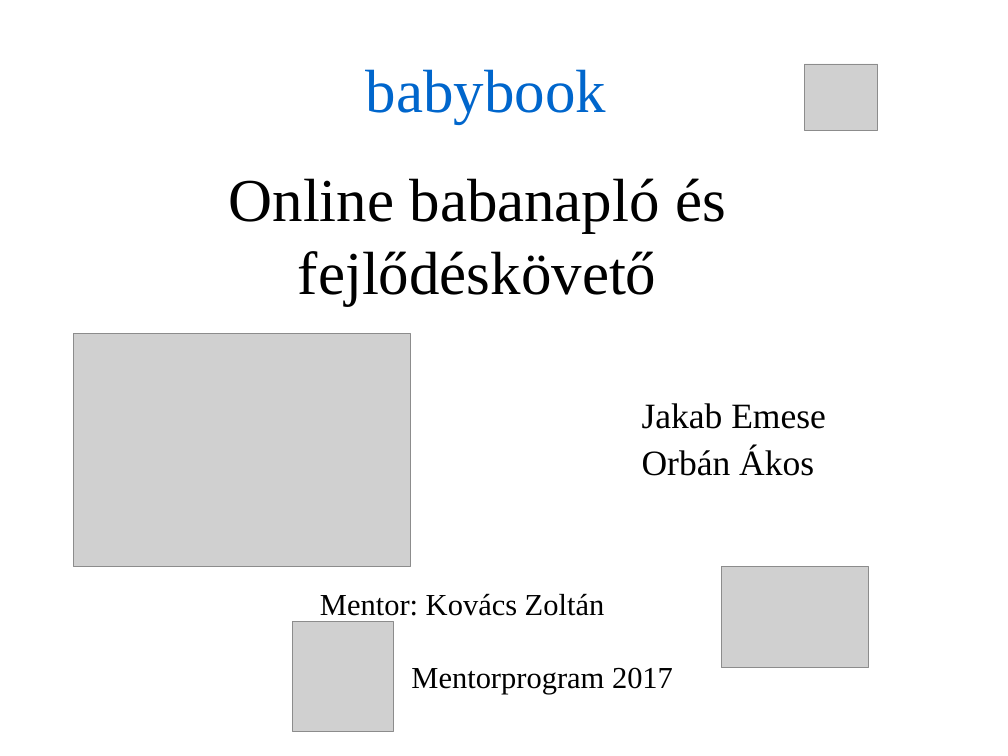
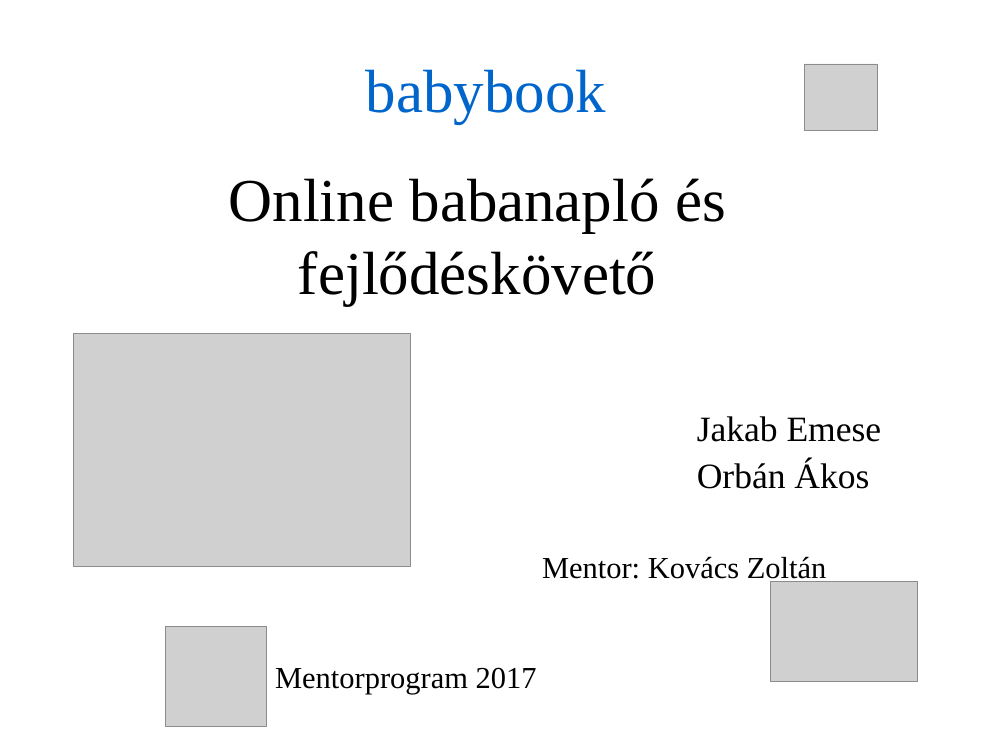
Before and after one commit to necrology27/babybook, a slide deck: slide 1 of prezentation/1. LeadingSoft_projekt.ppt. Drawn at 1008x756 pixels with LibreOffice and Linux fonts; fonts in the diff are those of the drawing; grey boxes stand for pictures; background and template pictures are left out. Boxes give left, top, right and bottom in pixels: in the first picture for what was removed or moved away, otherwise in the second. Text is boxed around its words. In the diff, an @@ line names an element or a change of style, - is before the commit and + after.

```diff
--- a/prezentation/1. LeadingSoft_projekt.ppt
+++ b/prezentation/1. LeadingSoft_projekt.ppt
@@ text "Jakab Emese" moved from (x1=642, y1=403, x2=826, y2=476) to (x1=697, y1=416, x2=882, y2=489) @@
@@ text "Mentor: Kovács Zoltán" rewrapped from (x1=320, y1=593, x2=605, y2=616) to (x1=542, y1=556, x2=827, y2=585) @@
@@ picture moved from (x1=722, y1=567, x2=869, y2=668) to (x1=771, y1=582, x2=918, y2=682) @@
@@ picture resized from (x1=293, y1=622, x2=393, y2=732) to (x1=166, y1=627, x2=266, y2=727) @@
@@ text "Mentorprogram 2017" moved from (x1=411, y1=667, x2=673, y2=694) to (x1=275, y1=667, x2=537, y2=694) @@
```
Also in this commit, not shown: 5 other slides changed, 1 slide added, 2 slides removed, 7 other files.
